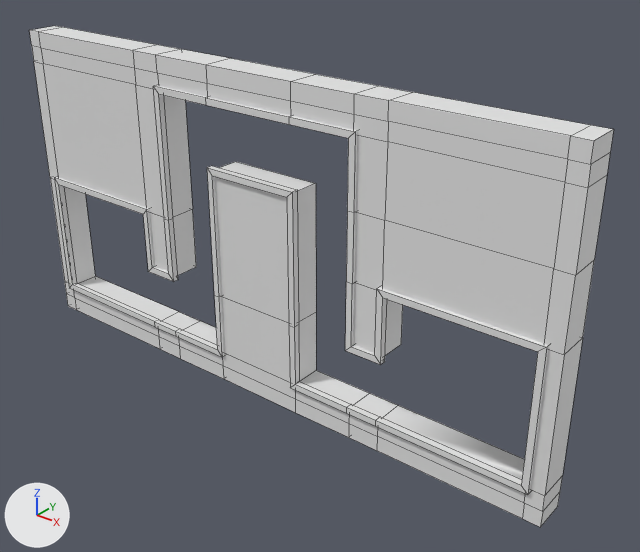
An edit to the FBX model camera-game/Assets/Models/Levels/Stage1-4.fbx, drawn before and after from the same camera.
Camera for both pictures: a 50 mm lens placed at (15.98, -16.92, 10.33), pointed at (1.53, 1.14, -0.86). Lighting does not change. The marker at lower left points along +X, +Y and +Z. Mesh edges are drawn as thin lines.

Names of what the first picture shows: 'Stage1-4', 'Stage1-4.001'.
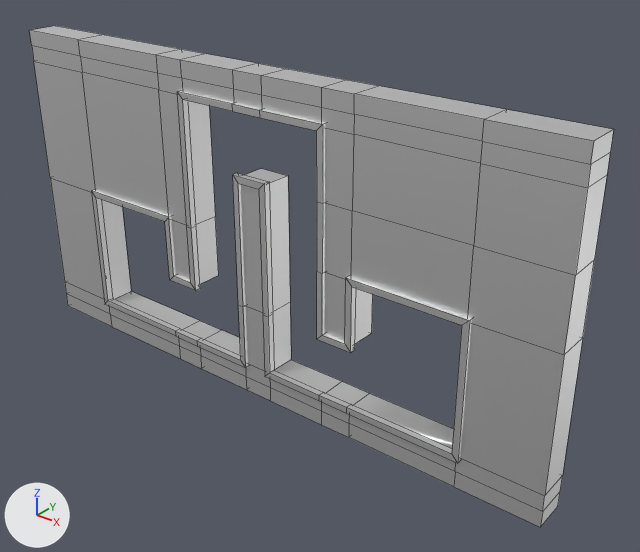
Changed parts and their boxes [x1, y1, x2, y2] in the pictures (640 x 552 px; the box of a moved part takes in the faces that stretch with it):
'Stage1-4', surface changed, reshaped
    both: [29, 26, 614, 527]
'Stage1-4.001', surface changed, reshaped (23% narrower, 9% shorter)
    before: [54, 86, 549, 495]
    after: [91, 91, 472, 463]
part 1 of me_plane_011, moved or reshaped
    before: [377, 92, 614, 527]
    after: [349, 86, 614, 527]
part 2 of me_plane_011, moved or reshaped
    before: [291, 74, 411, 451]
    after: [261, 69, 377, 437]
part 3 of me_plane_011, moved or reshaped
    before: [133, 45, 316, 412]
    after: [156, 49, 287, 400]
part 4 of me_plane_011, moved or reshaped
    before: [29, 26, 178, 349]
    after: [29, 26, 199, 358]
part 5 of me_plane_009, moved or reshaped
    before: [376, 287, 549, 495]
    after: [346, 277, 472, 463]
part 6 of me_plane_009, moved or reshaped
    before: [287, 116, 387, 426]
    after: [259, 109, 356, 413]
part 7 of me_plane_009, moved or reshaped
    before: [143, 86, 296, 357]
    after: [165, 91, 268, 368]
part 8 of me_plane_009, moved or reshaped
    before: [54, 177, 159, 327]
    after: [91, 190, 180, 336]

The change in detail:
In material 'Material.010' (mat_material_010), metallic goes from 0.0 to 1.0.
me_plane_011 has 160 vertices, 161 faces and spans x -9.5..9.5, y 0.0..1.0, z -5.0..5.0.
me_plane_011 is used by ob_stage1_4; location (0.0, 0.0, 0.0).
me_plane_011 part 1: all 16 vertices in x 9.0, y 0.0..1.0, z -5.0..5.0 are moved by (-2.0, 0.0, 0.0).
me_plane_011 part 2: all 52 vertices in x 1.5..4.5, y 0.0..1.0, z -5.0..5.0 are moved by (-1.0, 0.0, 0.0).
me_plane_011 part 3: all 48 vertices in x -4.5..-1.5, y 0.0..1.0, z -5.0..5.0 are moved by (1.0, 0.0, 0.0).
me_plane_011 part 4: all 14 vertices in x -9.0, y 0.0..1.0, z -5.0..5.0 are moved by (2.0, 0.0, 0.0).
me_plane_009 has 108 vertices, 108 faces and spans x -9.1..9.1, y -0.1..0.1, z -4.1..4.1.
me_plane_009 is used by ob_stage1_4_001; location (0.0, 0.0, 0.0).
me_plane_009 part 5: all 8 vertices in x 8.9..9.1, y -0.1..0.1, z -4.1..0.1 are moved by (-2.0, 0.0, 0.0).
me_plane_009 part 6: all 48 vertices in x 1.4..4.6, y -0.1..0.1, z -4.1..4.1 are moved by (-1.0, 0.0, 0.0).
me_plane_009 part 7: all 44 vertices in x -4.6..-1.4, y -0.1..0.1, z -4.1..4.1 are moved by (1.0, 0.0, 0.0).
me_plane_009 part 8: all 8 vertices in x -9.1..-8.9, y -0.1..0.1, z -4.1..0.1 are moved by (2.0, 0.0, 0.0).
